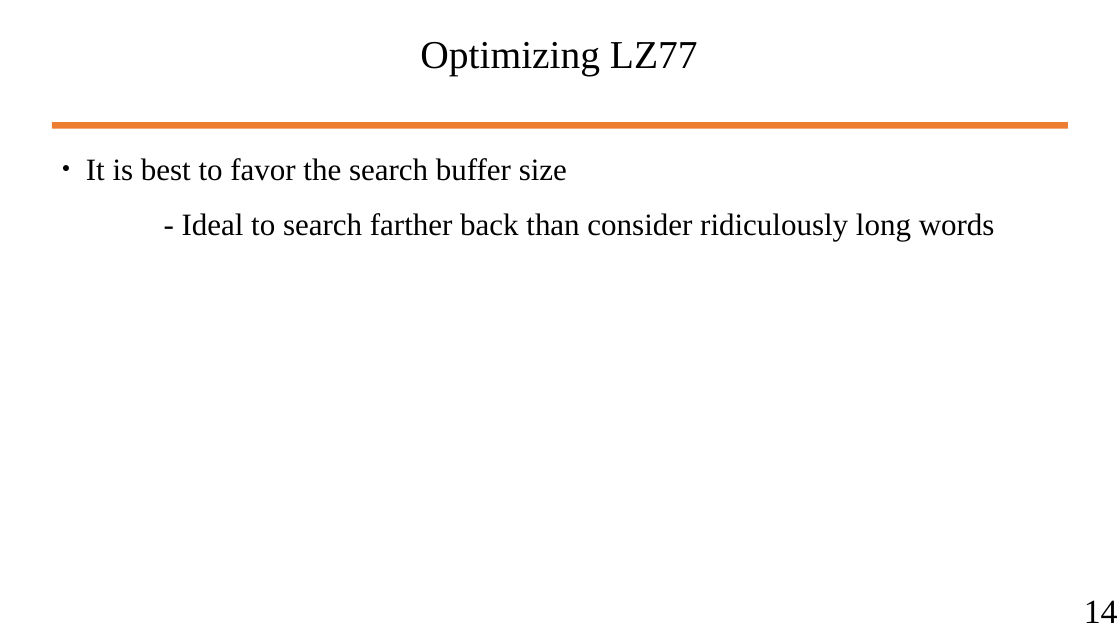
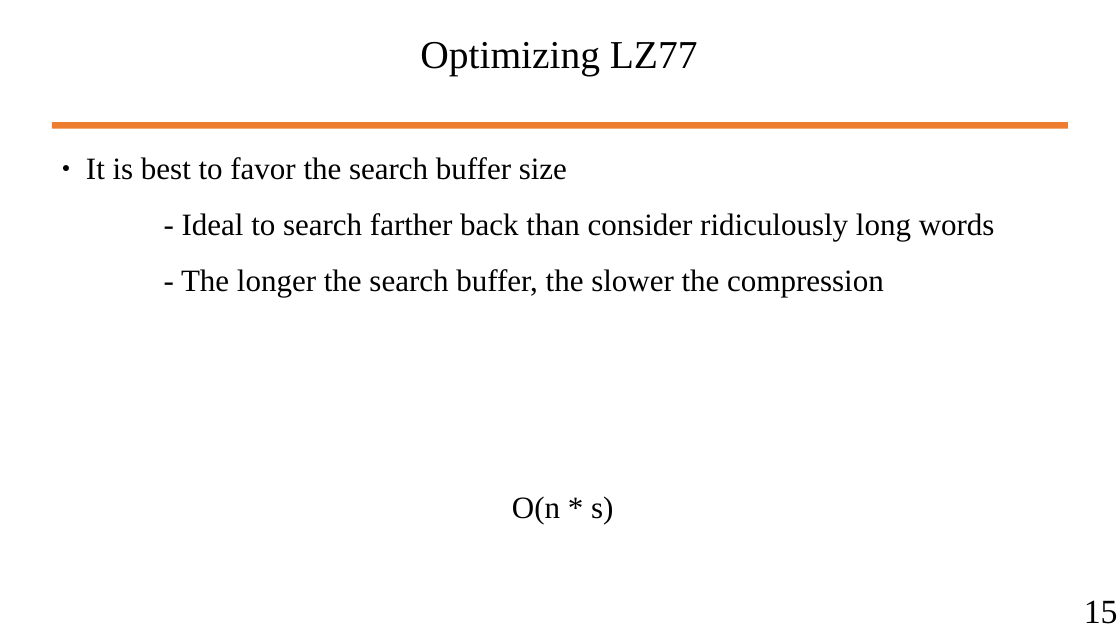
Before and after one commit to wbuz24/undergrad-repo, a slide deck: slide 17 of S24/cs494/notes/LZ77.pptx (slide 16 before the commit). Drawn at 1120x630 pixels with LibreOffice and Linux fonts; fonts in the diff are those of the drawing. Boxes give left, top, right and bottom in pixels: in the first picture for what was removed or moved away, otherwise in the second. Text is boxed around its words. In the diff, an @@ line names an element or a change of style, - is before the commit and + after.

```diff
--- a/S24/cs494/notes/LZ77.pptx
+++ b/S24/cs494/notes/LZ77.pptx
@@ text at <box>181,269,884,297</box>: paragraph added @@
+- The longer the search buffer, the slower the compression
@@ text added at <box>512,496,613,524</box>, 22 pt, text #000000 @@
+O(n * s)
@@ text at <box>1084,600,1118,624</box>: text changed @@
-14
+15
```
Also in this commit, not shown: 5 other slides changed, 4 slides added, 18 other files.
